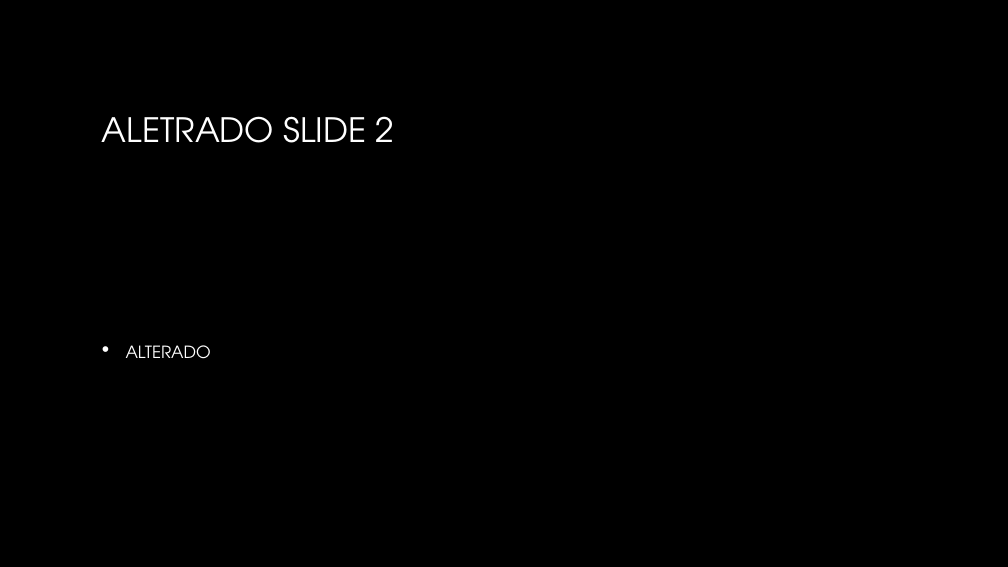
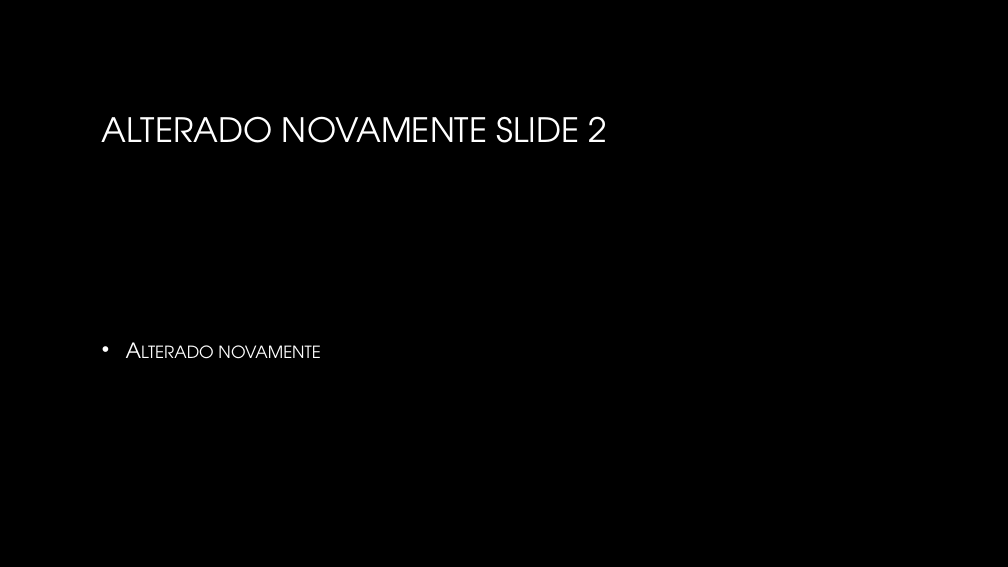
Before and after one commit to fmassaretto/trabalhoScala, a slide deck: slide 2 of Curso de Introdução à linguagem Scala.pptx. Drawn at 1008x567 pixels with LibreOffice and Linux fonts; fonts in the diff are those of the drawing; background and template pictures are left out. Boxes give left, top, right and bottom in pixels: in the first picture for what was removed or moved away, otherwise in the second. Text is boxed around its words. In the diff, an @@ line names an element or a change of style, - is before the commit and + after.

Commit message:
alterado novamente slide 2

```diff
--- a/Curso de Introdução à linguagem Scala.pptx
+++ b/Curso de Introdução à linguagem Scala.pptx
@@ title at box(102, 116, 608, 143): text changed @@
-ALETRADO SLIDE 2
+ALTERADO NOVAMENTE SLIDE 2
@@ text at box(218, 345, 320, 359): text changed @@
-• alterado
+• Alterado novamente
```
